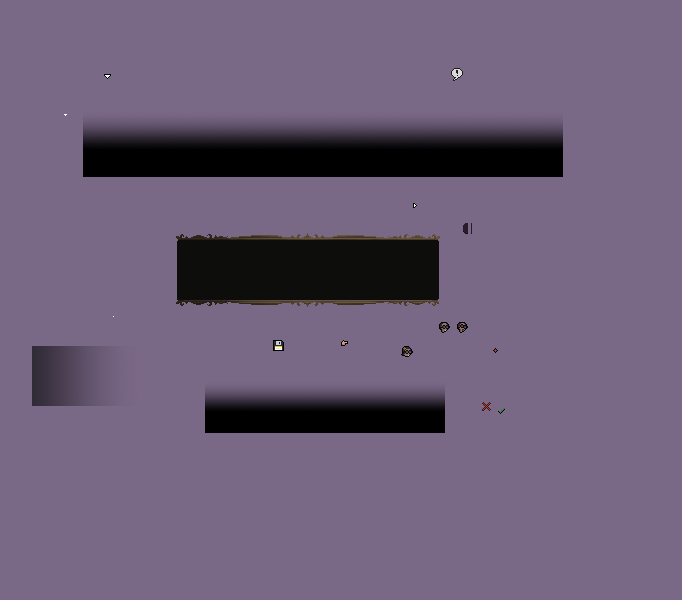
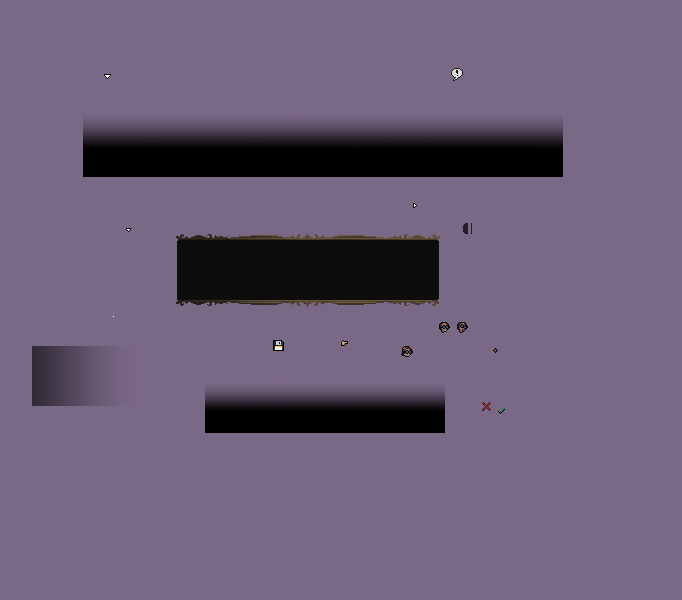
Layer changes from the first (682, 600) image to the second:
renamed "SpeechBubbleCloseArrow.png" to "SpeechTextArrow.png", painted on it over [64, 114, 131, 232]
